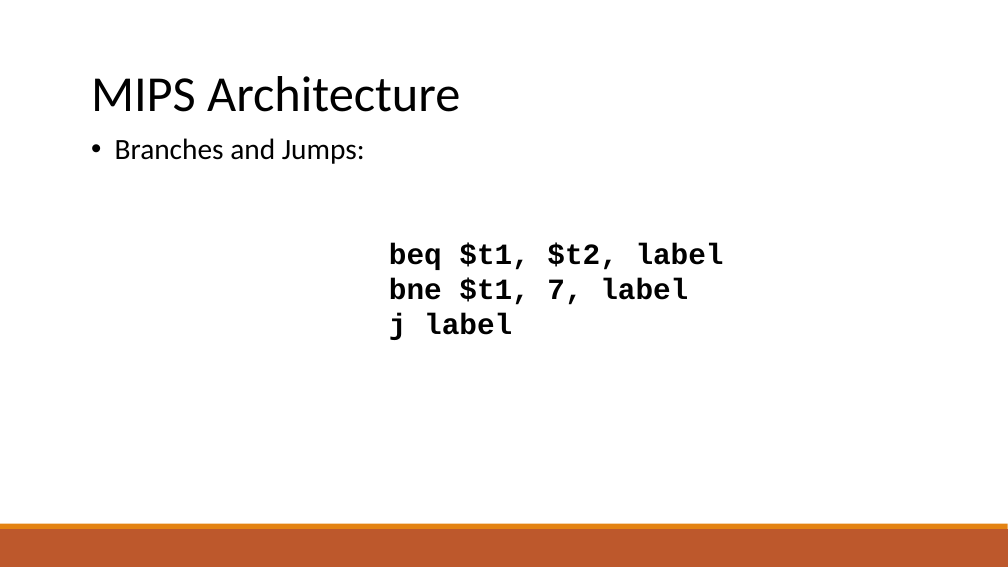
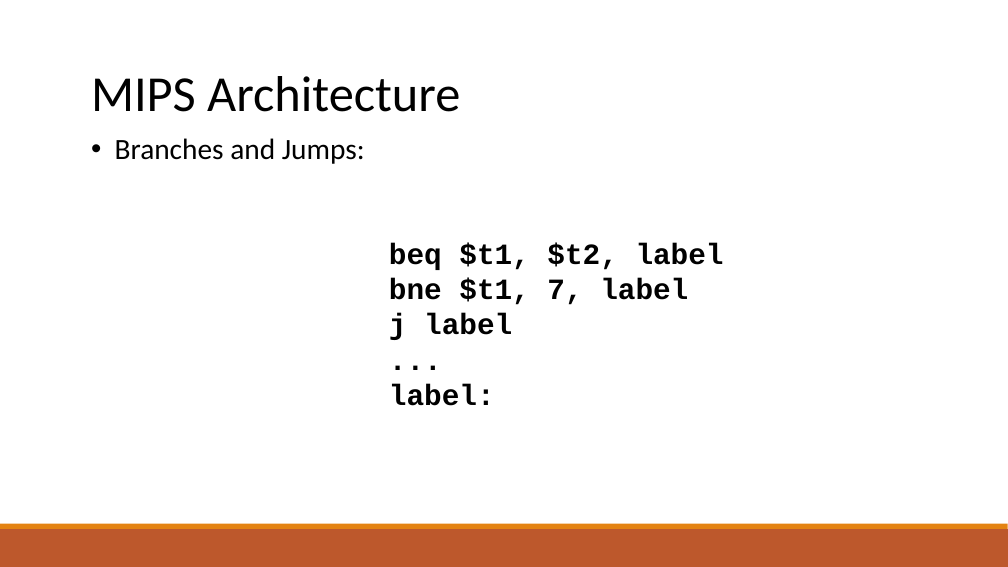
Before and after one commit to raghadzeidan/COMPILATION_TAU_FOR_STUDENTS, a slide deck: slide 6 of new_slides/codegen.pptx. Drawn at 1008x567 pixels with LibreOffice and Linux fonts; fonts in the diff are those of the drawing. Boxes give left, top, right and bottom in pixels: in the first picture for what was removed or moved away, otherwise in the second. Text is boxed around its words. In the diff, an @@ line names an element or a change of style, - is before the commit and + after.

```diff
--- a/new_slides/codegen.pptx
+++ b/new_slides/codegen.pptx
@@ text at (389, 384, 495, 406): paragraphs added @@
+...
+label:
```
Also in this commit, not shown: 19 slides added, 3 slides removed, 1 other file.
